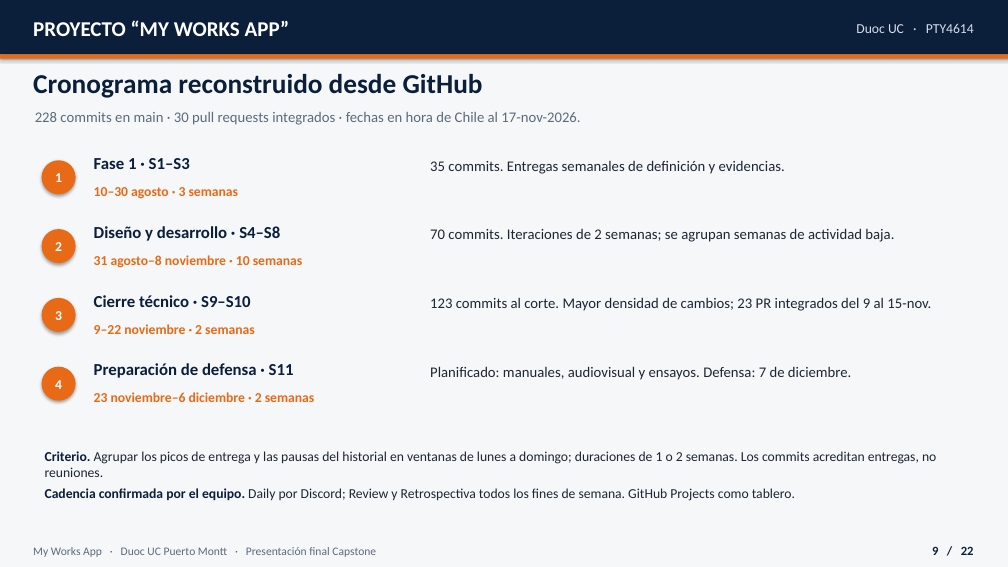
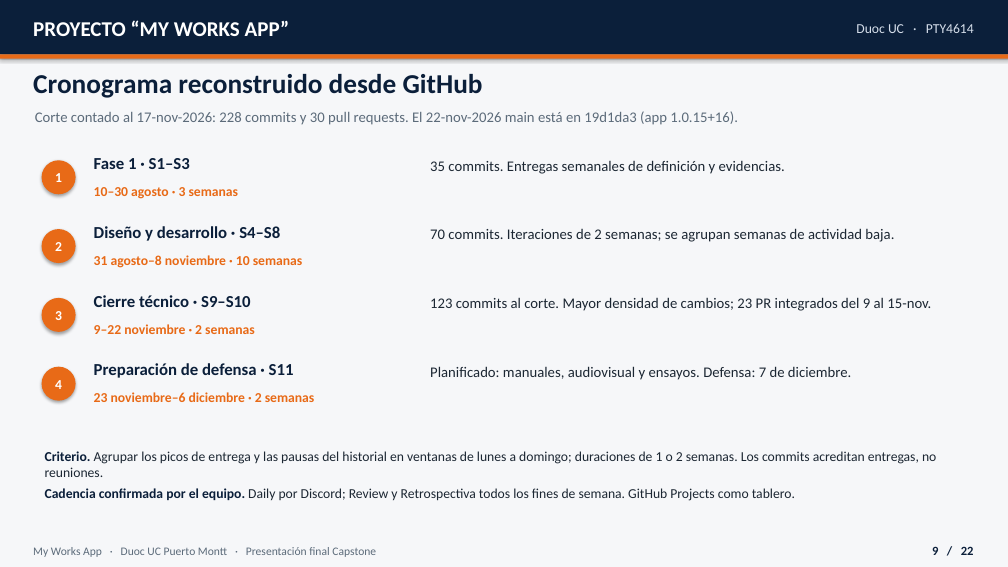
Before and after one commit to MathiasAlejandr0/MyWorksAppProyect, a slide deck: slide 9 of Fase 2/Presentacion_final_MyWorksApp.pptx. Drawn at 1008x567 pixels with LibreOffice and Linux fonts; fonts in the diff are those of the drawing. Boxes give left, top, right and bottom in pixels: in the first picture for what was removed or moved away, otherwise in the second. Text is boxed around its words. In the diff, an @@ line names an element or a change of style, - is before the commit and + after.

```diff
--- a/Fase 2/Presentacion_final_MyWorksApp.pptx
+++ b/Fase 2/Presentacion_final_MyWorksApp.pptx
@@ text at box(35, 111, 738, 125): text changed @@
-228 commits en main · 30 pull requests integrados · fechas en hora de Chile al 17-nov-2026.
+Corte contado al 17-nov-2026: 228 commits y 30 pull requests. El 22-nov-2026 main está en 19d1da3 (app 1.0.15+16).
```
Also in this commit, not shown: 3 other slides changed, 25 other files.
